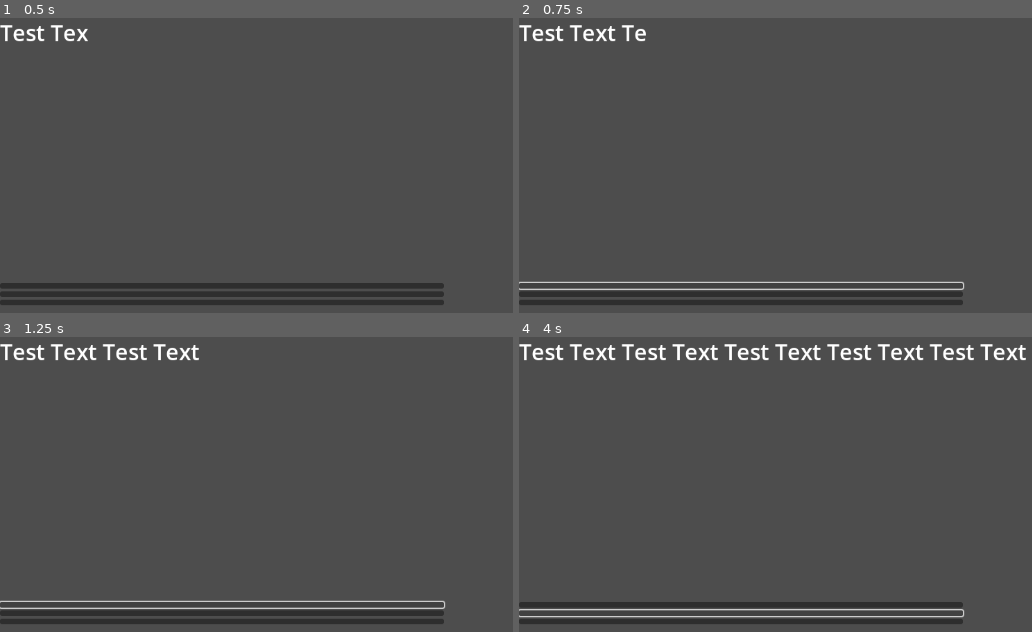
Above: before the commit, frames 1-4 (two rows, left to right).
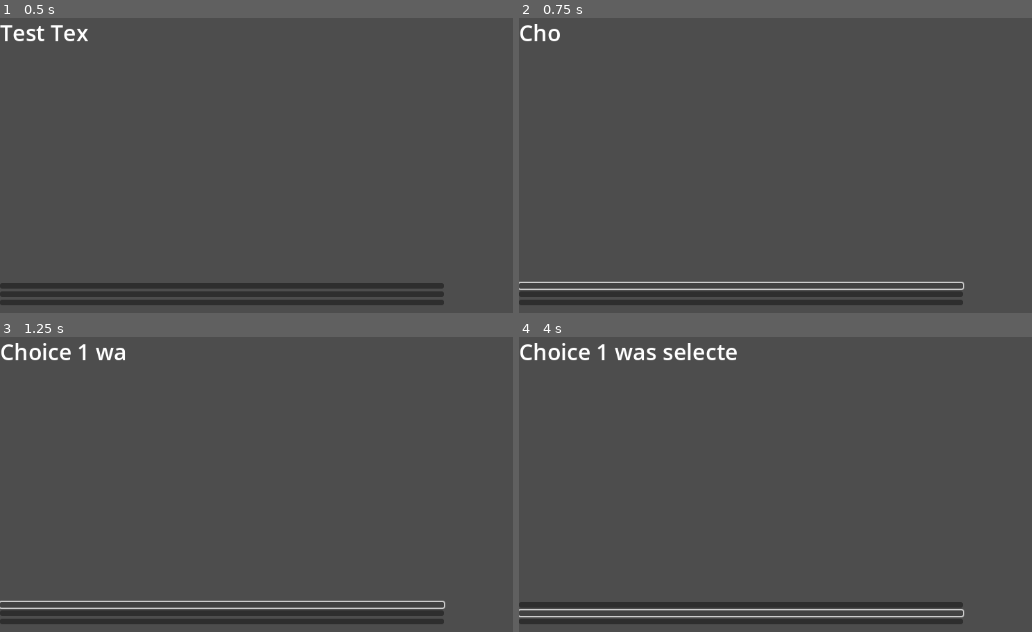
Above: after the commit, the same moments.

Repository: AndreiBondad/brass-game-project
Game: Godot game, scene res://scenes/main_game_scene.tscn
Two runs of this game, one before a commit and one after it. Both use one fixed random seed, a clock stepped at 60 frames per second and the inputs below.
Inputs (mouse positions are in pixels of both pictures, inside the frame that each line leads up to):
- Up to frame 1 (0.5 s): no input
- Up to frame 2 (0.75 s): click (739, 286) at 0.5 s
- Up to frame 3 (1.25 s): no input
- Up to frame 4 (4 s): click (739, 614) at 1.25 s; click (739, 620) at 2 s; click (739, 605) at 2.75 s; click (739, 614) at 3.5 s

Frame 1 is identical in both runs. In frame 2, 0.6% of the frame differs, in the area x 0-25%, y 2-9%; in frame 3, 1.0%; in frame 4, 2.5%, in the area x 0-99%, y 2-9%.
Error after the commit: Invalid access of index '21' on a base object of type: 'String'. (res://scripts/main_text_script.gd:22)

Commit message:
Created a way for buttons to modify the displayed text

Diff:
--- a/scenes/main_game_scene.tscn
+++ b/scenes/main_game_scene.tscn
@@ -38,3 +38,4 @@
 layout_mode = 2
 
 [connection signal="timeout" from="MainText/TextTimer" to="MainText" method="_on_timer_timeout"]
+[connection signal="pressed" from="TextChoices/Choice1" to="MainText" method="_on_choice_1_pressed"]
--- a/scripts/main_text_script.gd
+++ b/scripts/main_text_script.gd
@@ -21,3 +21,11 @@
 	if (count < testTextLength):
 		append_text(testText[count]);
 		count = count + 1
+
+
+
+func _on_choice_1_pressed() -> void:
+	testText = "Choice 1 was selected"
+	var testTextLength = testText.length();
+	self.text = ""
+	count = 0
